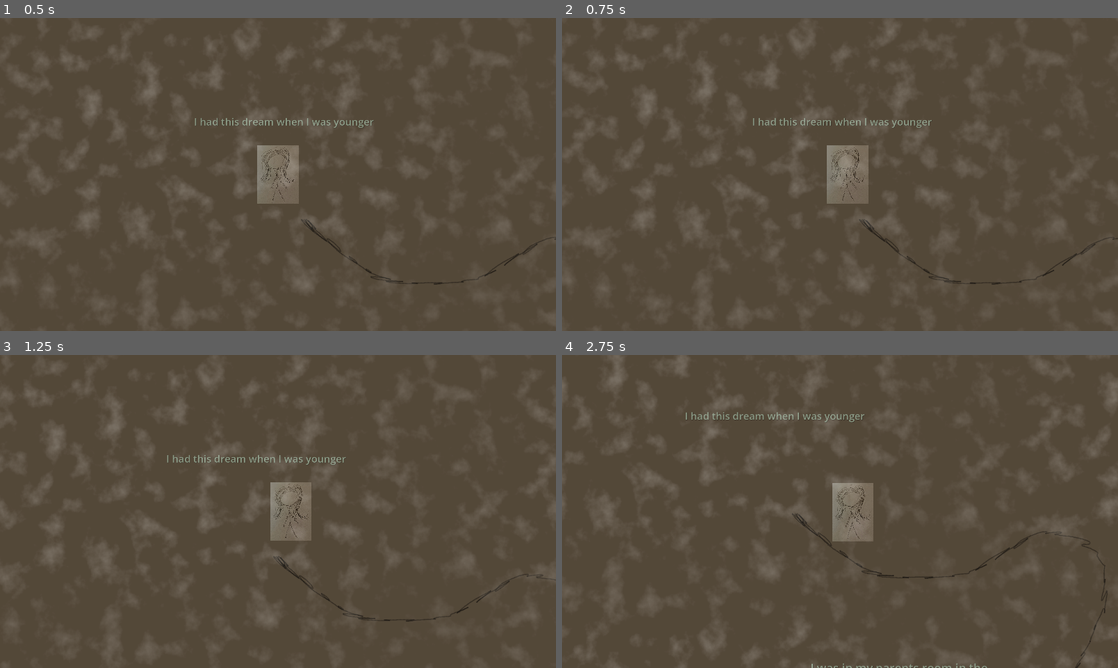
Above: before the commit, frames 1-4 (two rows, left to right).
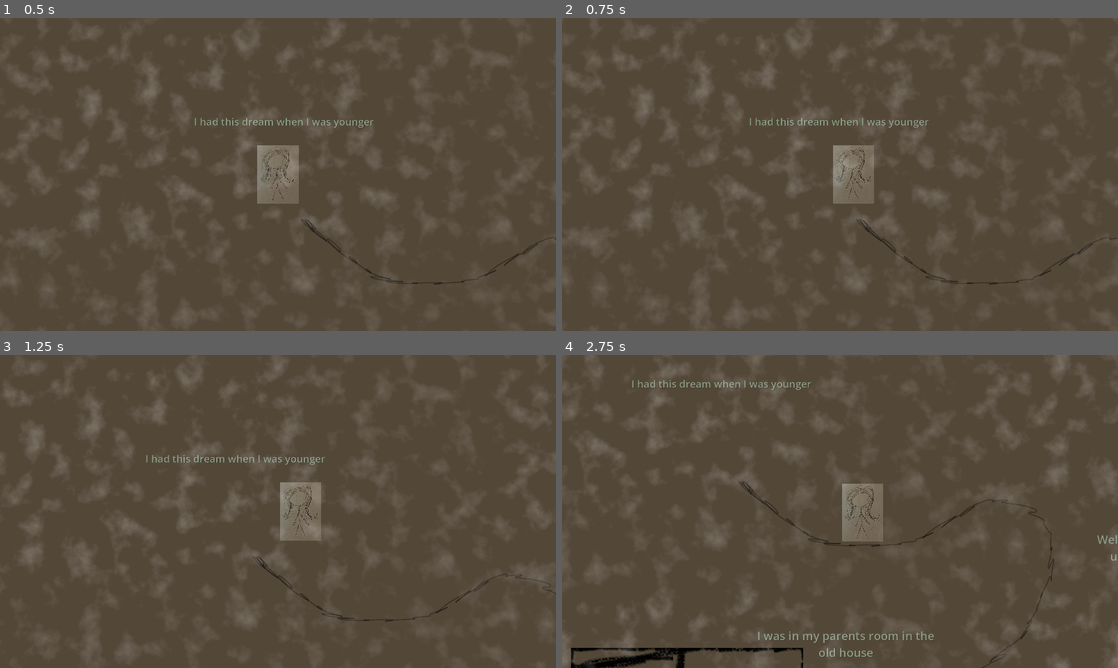
Above: after the commit, the same moments.

Repository: Ava-TU/EGD-FlatGame
Game: Godot game, scene res://Scenes/Main.tscn
Same seed, same stepped clock (60 frames per second), same inputs: the game is played once before the commit and once after it.
Inputs:
- Up to frame 1 (0.5 s): no input
- Up to frame 2 (0.75 s): hold D (Right) from 0.53 s (still down)
- Up to frame 3 (1.25 s): keep holding D (Right)
- Up to frame 4 (2.75 s): release D (Right) at 1.28 s; hold S (Down) 1.28-2.03 s; hold D (Right) from 2.03 s (still down)

Frame 1 is identical in both runs. In frame 2, 1.2% of the frame differs, in the area x 33-100%, y 32-86%; in frame 3, 4.5%; in frame 4, 6.1%, in the area x 0-100%, y 0-100%.

Commit message:
more text

Diff:
--- a/egd-flat-game/Scenes/Main.tscn
+++ b/egd-flat-game/Scenes/Main.tscn
@@ -46,6 +46,7 @@
 [node name="CharacterBody2D" type="CharacterBody2D" parent="." unique_id=1942139395]
 position = Vector2(969, 542)
 script = ExtResource("1_idj7w")
+speed = 350
 
 [node name="Sprite2D" type="Sprite2D" parent="CharacterBody2D" unique_id=1701292336]
 modulate = Color(0.69135684, 0.6913568, 0.69135684, 1)
@@ -119,7 +120,7 @@
 autowrap_mode = 3
 autowrap_trim_flags = 128
 
-[node name="TextTwo2" type="Label" parent="Texts" unique_id=866140322]
+[node name="TextThree" type="Label" parent="Texts" unique_id=866140322]
 anchors_preset = 8
 anchor_left = 0.5
 anchor_top = 0.5
@@ -140,7 +141,7 @@
 autowrap_mode = 3
 autowrap_trim_flags = 128
 
-[node name="TextTwo3" type="Label" parent="Texts" unique_id=1202296468]
+[node name="TextFour" type="Label" parent="Texts" unique_id=1202296468]
 anchors_preset = 8
 anchor_left = 0.5
 anchor_top = 0.5
@@ -161,6 +162,69 @@
 autowrap_mode = 3
 autowrap_trim_flags = 128
 
+[node name="TextFive" type="Label" parent="Texts" unique_id=347867851]
+anchors_preset = 8
+anchor_left = 0.5
+anchor_top = 0.5
+anchor_right = 0.5
+anchor_bottom = 0.5
+offset_left = 1312.0
+offset_top = 1379.0
+offset_right = 1975.0
+offset_bottom = 1550.0
+grow_horizontal = 2
+grow_vertical = 2
+theme_override_colors/font_color = Color(0.5444965, 0.6024336, 0.51975304, 1)
+theme_override_colors/font_shadow_color = Color(0, 0, 0, 0.38039216)
+theme_override_font_sizes/font_size = 40
+text = "I was on the other end, holding something like a mix between a flip phone and a Gameboy"
+horizontal_alignment = 1
+vertical_alignment = 1
+autowrap_mode = 3
+autowrap_trim_flags = 128
+
+[node name="TextSix" type="Label" parent="Texts" unique_id=575104357]
+anchors_preset = 8
+anchor_left = 0.5
+anchor_top = 0.5
+anchor_right = 0.5
+anchor_bottom = 0.5
+offset_left = 567.0
+offset_top = 2150.0
+offset_right = 1230.0
+offset_bottom = 2321.0
+grow_horizontal = 2
+grow_vertical = 2
+theme_override_colors/font_color = Color(0.5444965, 0.6024336, 0.51975304, 1)
+theme_override_colors/font_shadow_color = Color(0, 0, 0, 0.38039216)
+theme_override_font_sizes/font_size = 40
+text = "Which is strange because I never owned one"
+horizontal_alignment = 1
+vertical_alignment = 1
+autowrap_mode = 3
+autowrap_trim_flags = 128
+
+[node name="TextSeven" type="Label" parent="Texts" unique_id=75146128]
+anchors_preset = 8
+anchor_left = 0.5
+anchor_top = 0.5
+anchor_right = 0.5
+anchor_bottom = 0.5
+offset_left = 2261.0
+offset_top = 2146.0
+offset_right = 2924.0
+offset_bottom = 2317.0
+grow_horizontal = 2
+grow_vertical = 2
+theme_override_colors/font_color = Color(0.5444965, 0.6024336, 0.51975304, 1)
+theme_override_colors/font_shadow_color = Color(0, 0, 0, 0.38039216)
+theme_override_font_sizes/font_size = 40
+text = "And didn't know they existed at this point"
+horizontal_alignment = 1
+vertical_alignment = 1
+autowrap_mode = 3
+autowrap_trim_flags = 128
+
 [node name="Image1" type="Sprite2D" parent="." unique_id=274348011]
 position = Vector2(871, 1510)
 scale = Vector2(0.63660485, 0.6366048)
--- a/egd-flat-game/Scripts/Player.gd
+++ b/egd-flat-game/Scripts/Player.gd
@@ -1,6 +1,6 @@
 extends CharacterBody2D
 
-var speed = 200
+@export var speed = 200
 
 func get_input():
 	var input_direction = Input.get_vector("Left", "Right", "Up", "Down")
